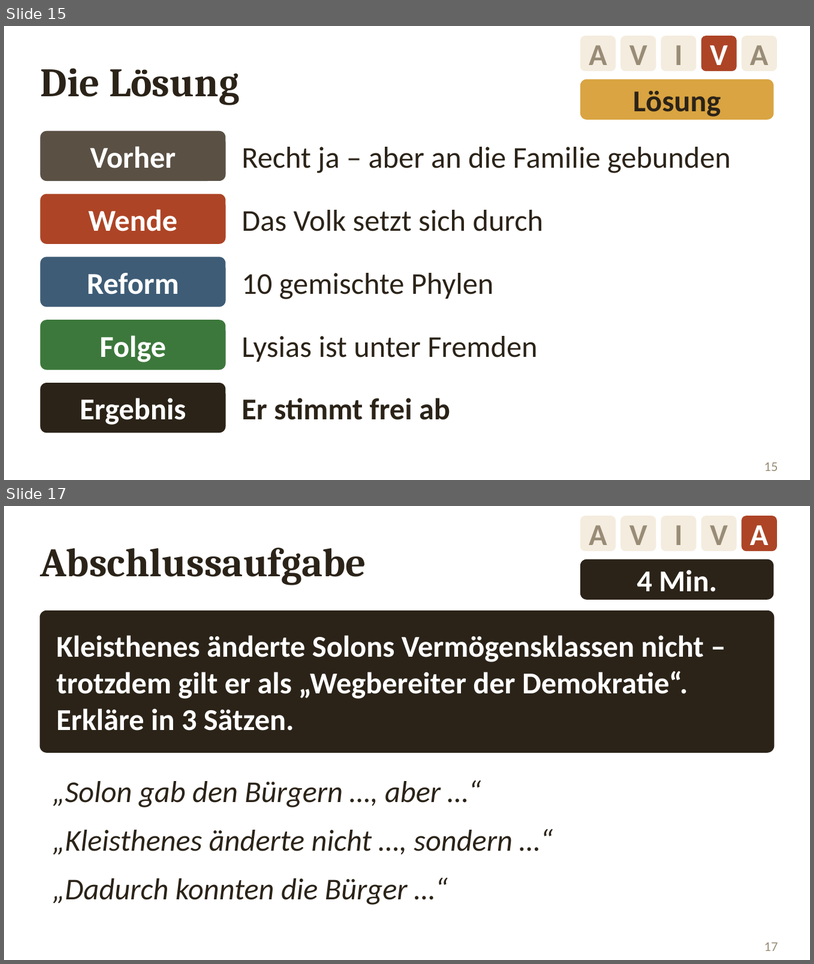
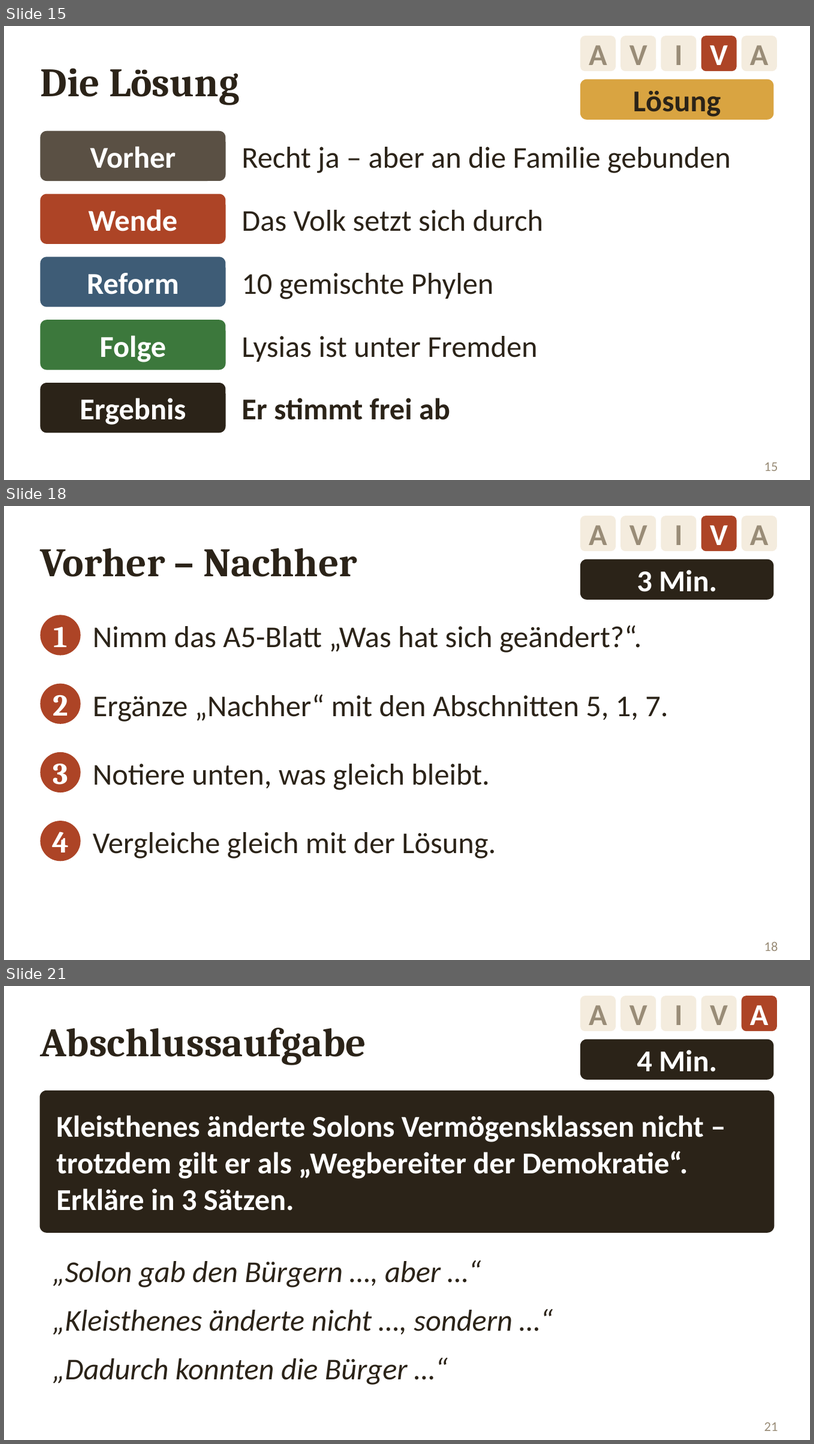
Before and after one commit to golzkonstantin-gif/Schule, a slide deck: Geschichte_11/Stunde_Kleisthenes/Folien_Kleisthenes.pptx. Shown one above the other, each under a label of ours: slides 15 and 17 before the commit, slides 15, 18 and 21 after it; the slides between them are not shown. The pictures are 814x964 and 814x1444 pixels, drawn with LibreOffice and Linux fonts; fonts in the diff are those of the drawing. Boxes give left, top, right and bottom in pixels: in the first picture for what was removed or moved away, otherwise in the second. Text is boxed around its words. In the diff, an @@ line names an element or a change of style, - is before the commit and + after.

```diff
--- a/Geschichte_11/Stunde_Kleisthenes/Folien_Kleisthenes.pptx
+++ b/Geschichte_11/Stunde_Kleisthenes/Folien_Kleisthenes.pptx
@@ slide 18 added at [4, 506, 810, 960], background #FFFFFF @@
@@ rounded rectangle added at [581, 516, 616, 551], fill #F4ECDE, 27 pt, text #998C77, bold @@
+A
@@ rounded rectangle added at [621, 516, 656, 551], fill #F4ECDE, 27 pt, text #998C77, bold @@
+V
@@ rounded rectangle added at [661, 516, 696, 551], fill #F4ECDE, 27 pt, text #998C77, bold @@
+I
@@ rounded rectangle added at [702, 516, 737, 551], fill #AD4426, 27 pt, text #FFFFFF, bold @@
+V
@@ rounded rectangle added at [742, 516, 777, 551], fill #F4ECDE, 27 pt, text #998C77, bold @@
+A
@@ text added at [40, 548, 357, 577], 36 pt, text #2B2318, bold @@
+Vorher – Nachher
@@ rounded rectangle added at [581, 559, 774, 600], fill #2B2318, 27 pt, text #FFFFFF, bold @@
+3 Min.
@@ ellipse added at [40, 615, 81, 655], fill #AD4426, 27 pt, text #FFFFFF, bold @@
+1
@@ text added at [93, 625, 642, 652], 27 pt, text #2B2318 @@
+Nimm das A5-Blatt „Was hat sich geändert?“.
@@ ellipse added at [40, 684, 81, 724], fill #AD4426, 27 pt, text #FFFFFF, bold @@
+2
@@ text added at [93, 694, 668, 721], 27 pt, text #2B2318 @@
+Ergänze „Nachher“ mit den Abschnitten 5, 1, 7.
@@ ellipse added at [40, 752, 81, 792], fill #AD4426, 27 pt, text #FFFFFF, bold @@
+3
@@ text added at [93, 763, 489, 790], 27 pt, text #2B2318 @@
+Notiere unten, was gleich bleibt.
@@ ellipse added at [40, 820, 81, 861], fill #AD4426, 27 pt, text #FFFFFF, bold @@
+4
@@ text added at [93, 832, 496, 858], 27 pt, text #2B2318 @@
+Vergleiche gleich mit der Lösung.
@@ page number added at [765, 942, 779, 951], 12 pt, text #998C77 @@
+18
@@ what was slide 17 is now slide 21 @@
@@ page number at [765, 1422, 779, 1431]: text changed @@
-17
+21
```
Also in this commit, not shown: 2 slides changed, 4 other slides added, 1 slide removed, 18 other files.
